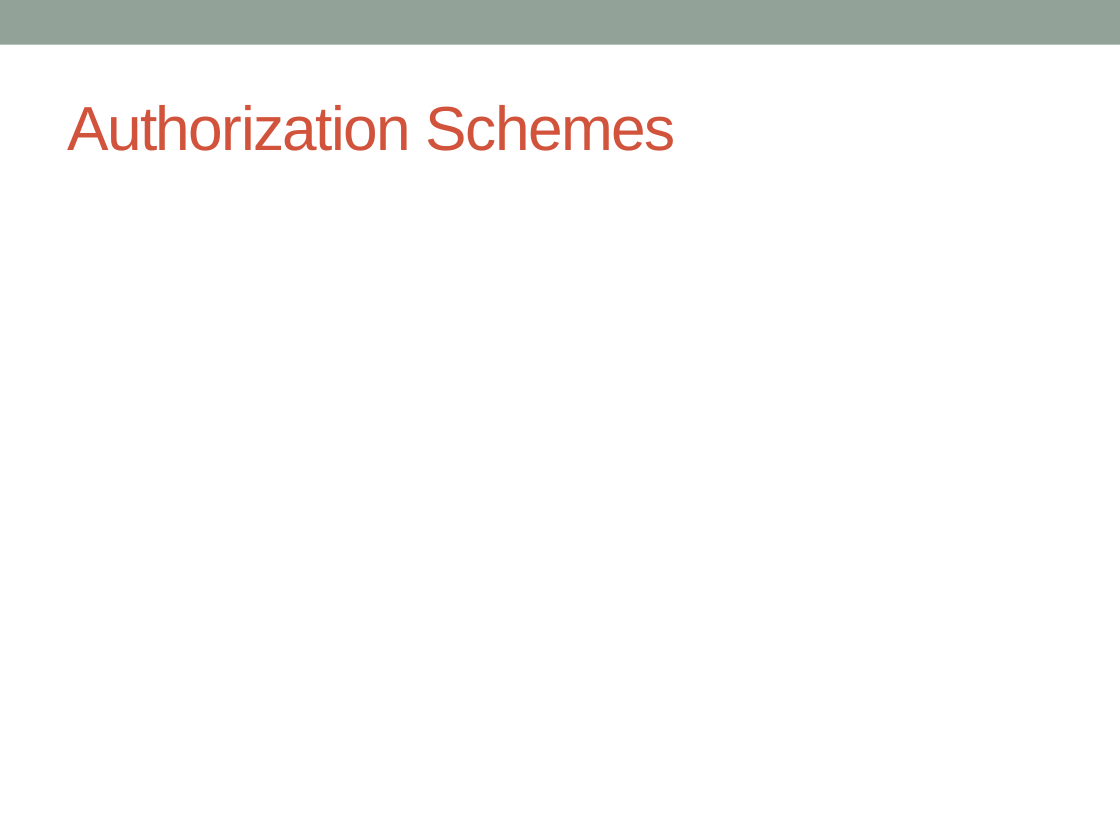
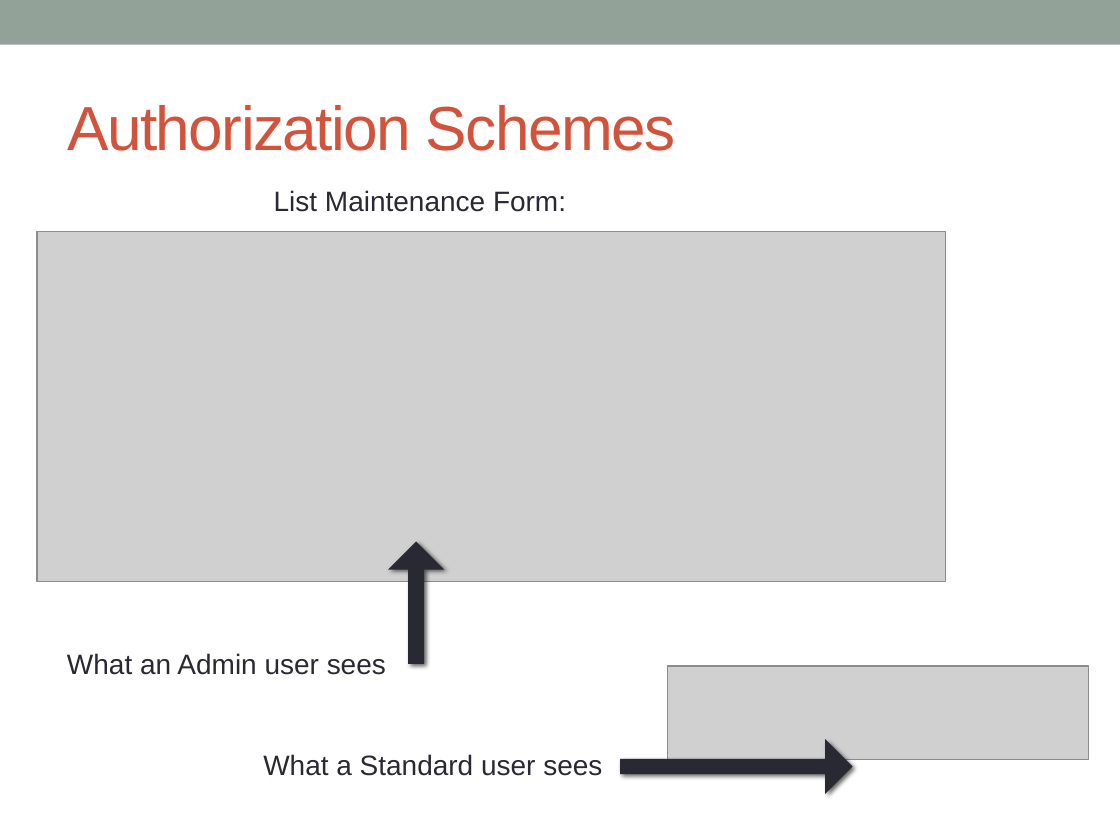
Before and after one commit to cschwendiman/cs347project, a slide deck: slide 31 of project_presentation.pptx. Drawn at 1120x840 pixels with LibreOffice and Linux fonts; fonts in the diff are those of the drawing; grey boxes stand for pictures. Boxes give left, top, right and bottom in pixels: in the first picture for what was removed or moved away, otherwise in the second. Text is boxed around its words. In the diff, an @@ line names an element or a change of style, - is before the commit and + after.

Commit message:
add some more slides

```diff
--- a/project_presentation.pptx
+++ b/project_presentation.pptx
@@ text added at [274,190,566,212], 18 pt, text #292934 @@
+List Maintenance Form:
@@ picture added at [37,232,945,581] @@
@@ up arrow added at [388,541,445,663], fill #292934 @@
@@ text added at [67,653,602,776], 18 pt, text #292934 @@
+What an Admin user sees
+What a Standard user sees
@@ picture added at [668,666,1089,759] @@
@@ right arrow added at [620,739,852,794], fill #292934 @@
```
Also in this commit, not shown: 2 other slides changed.
